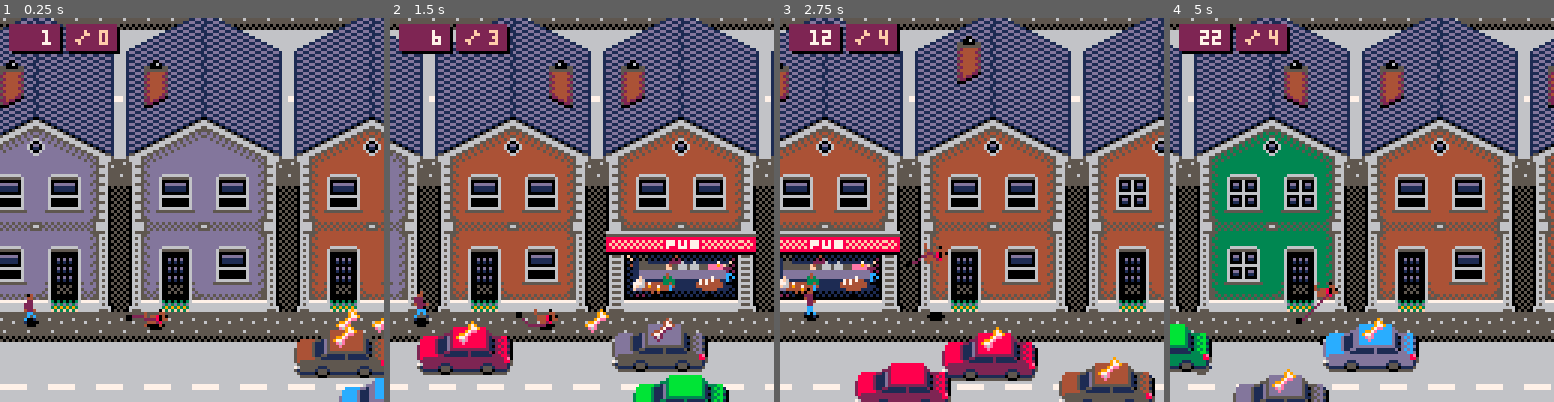
Above: before the commit, frames 1-4 (left to right).
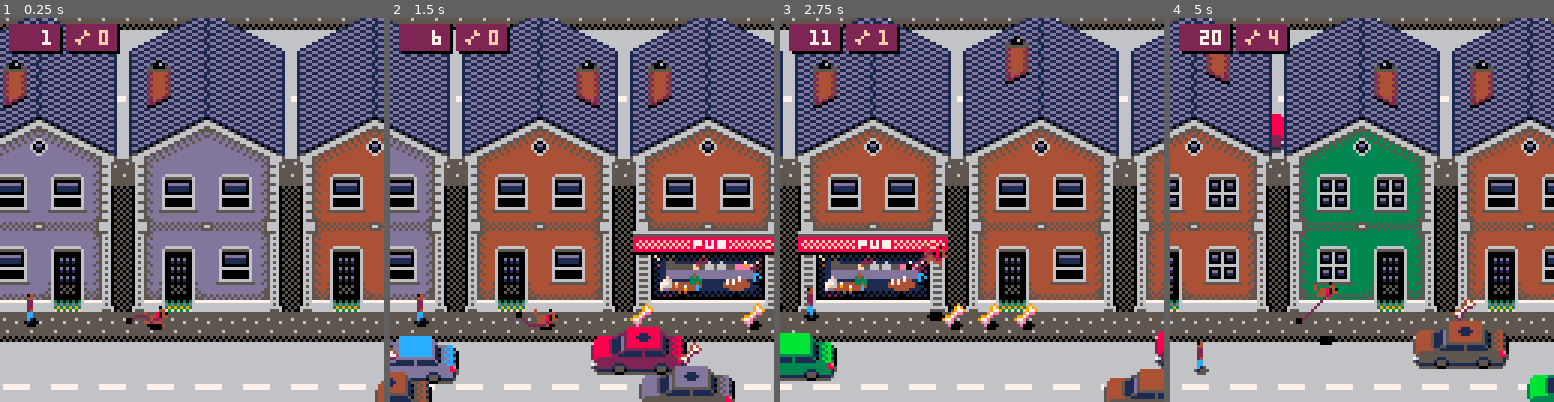
Above: after the commit, the same moments.

Repository: ernestoyaquello/Pico8-Unleashed
Game: PICO-8 cartridge unleashed.p8
Two runs of this game, one before a commit and one after it. Both use one fixed random seed, a clock stepped at 60 frames per second and the inputs below.
Inputs:
- Up to frame 1 (0.25 s): no input
- Up to frame 2 (1.5 s): tap X (X key) at 0.33, 1.07 s; tap O (Z key) at 0.7 s
- Up to frame 3 (2.75 s): tap O (Z key) at 1.7, 2.1, 2.5 s; tap X (X key) at 1.85 s; hold Up 2.15-2.42 s
- Up to frame 4 (5 s): tap O (Z key) every 0.4 s from 2.9 to 4.9 s; tap X (X key) at 2.97, 4.08 s; hold Down 3.63-3.97 s; hold Up from 4.73 s (still down)

The runs differ from the first frame. In frame 1, 37% of the frame differs, in the area x 0-100%, y 0-100%; in frame 2, 62%; in frame 3, 50%; in frame 4, 75%.

Commit message:
Add bone shadows and minor improvements

Diff:
--- a/unleashed.p8
+++ b/unleashed.p8
@@ -3,7 +3,7 @@
 __lua__
 function _init()
  state="play"
- scroll_speed_deft=1.1
+ scroll_speed_deft=1
  scroll_speed=scroll_speed_deft
  gravity=0.35
  jump_acc=2.4
@@ -109,7 +109,7 @@
  then
   local bx=end_x+1
   for _=1,2+flr(rnd(3)) do
-   local nb=create_bone(bx,116,0)
+   local nb=create_bone(bx,117,-3)
    new_bones[#new_bones+1]=nb
    bx+=12
   end
@@ -215,7 +215,7 @@
  -- increase scroll speed with
  -- each 100 meters
  scroll_speed=scroll_speed_deft
-  +min(0.5,flr(meters/100)/20)
+  +min(1,flr(meters/100)/20)
 end
 
 function _draw()
@@ -245,16 +245,21 @@
   b._draw()
  end
 
- -- draw sidewalk bones
+ -- draw sidewalk bones behind
+ -- dog
+ local foregr_bones={}
  for _,b in ipairs(bones) do
-  b._draw()
+  if dog.y+6>b.y+3 then
+   b._draw()
+  else
+   foregr_bones[#foregr_bones+1]=b
+  end
  end
 
  -- draw bottom cars behind dog
  local foregr_cars={}
  for _,c in ipairs(bottom_cars) do
-  if dog.y+6>c.y+c.y_rnd+6
-  or dog.floor_z<0
+  if dog.y+7>c.y+c.y_rnd+6
   then
    c._draw()
   else
@@ -266,9 +271,15 @@
  dog._draw()
  human._draw()
 
- -- draw bottom cars that are
+ -- draw bottom bones that are
  -- on the foreground (i.e.,
  -- in front of the dog)
+ for _,b in ipairs(foregr_bones) do
+  b._draw()
+ end
+
+ -- draw bottom cars that are
+ -- on the foreground
  for _,c in ipairs(foregr_cars) do
   c._draw()
  end
@@ -482,7 +493,10 @@
      -- frontal car crash,
      -- dog will be pushed
      -- back
-     dog.dx=min(-2,4.2*c.speed)
+     dog.dx=min(
+      -2,
+      1.8*(c.speed-scroll_speed)
+     )
      c.dx=2.5*scroll_speed
     elseif col[2]!=0 then
      -- side car crash,
@@ -516,7 +530,7 @@
  end
  for _,b in ipairs(nt_bones) do
   local col=b._collision(
-   cp[1],cp[2],dog.z
+   cp[1],cp[2],dog.z-2
   )
   if col!=nil then
    b.taken=true
@@ -565,8 +579,7 @@
  dog.shad_col=5
  if dog.y<113 and dog.y>40 then
   dog.shad_col=0
- end
- if dog.floor_z!=0 then
+ elseif dog.floor_z!=0 then
   dog.shad_col=1
  end
 end
@@ -989,14 +1002,19 @@
  -- point left or right
  -- (whichever way the x move
  -- is shorter).
- x=flr(x)
  if x>=obs_x and x<=obs_x2 then
   if abs(x-obs_x)<abs(x-obs_x2) then
    -- push left
-   fix[1]=obs_x-x-1
+   fix[1]=obs_x-x
+   if fix[1]>-0.5 then
+    fix[1]=-0.5
+   end
   else
    -- push right
-   fix[1]=obs_x2-x+1
+   fix[1]=obs_x2-x
+   if fix[1]<0.5 then
+    fix[1]=0.5
+   end
   end
  else
   -- no collision found
@@ -1006,14 +1024,19 @@
  -- correct the y, pushing the
  -- point up or down (whichever
  -- way the y move is shorter).
- y=flr(y)
  if y>=obs_y and y<=obs_y2 then
   if abs(y-obs_y)<abs(y-obs_y2) then
    -- push up
-   fix[2]=obs_y-y-1
+   fix[2]=obs_y-y
+   if fix[2]>-0.5 then
+    fix[2]=-0.5
+   end
   else
    -- push down
-   fix[2]=obs_y2-y+1
+   fix[2]=obs_y2-y
+   if fix[2]<0.5 then
+    fix[2]=0.5
+   end
   end
  else
   -- no collision found
@@ -1023,9 +1046,11 @@
  -- correct the z, pushing the
  -- point upwards in the air
  -- when needed.
- z=flr(z)
  if z<=obs_z and z>=obs_z2 then
-  fix[3]=obs_z2-z-1
+  fix[3]=obs_z2-z
+  if fix[3]>-0.5 then
+   fix[3]=-0.5
+  end
  else
   -- no collision found
   return nil
@@ -1097,9 +1122,10 @@
  then
   bone=create_bone(
    x+13,
-   y+y_rnd+11,
-   -6
+   y+y_rnd+12,
+   -13
   )
+  bone.floor_z=-6
  end
 
  local instance={
@@ -1264,6 +1290,7 @@
  inst.x+=scroll_speed
  inst.y+=inst.dy
  inst.z+=inst.dz
+ -- always follow the dog
  inst.dy=(dog.y-inst.y-8)/8
 
  -- apply gravity
@@ -1340,18 +1367,6 @@
   end
  end
 
- -- update the shadow color,
- -- which will depend on the
- -- surface the human is on top
- -- of
- inst.shad_col=5
- if inst.y+8<113 and inst.y+8>40 then
-  inst.shad_col=0
- end
- if inst.floor_z!=0 then
-  inst.shad_col=1
- end
-
  -- update sprites
  inst.spr_aux+=1
  local frames_per_sprite=spr_duration()
@@ -1365,6 +1380,17 @@
    #sprts,
    flr(inst.spr_aux/frames_per_sprite+0.5)
   )
+ end
+
+ -- update the shadow color,
+ -- which will depend on the
+ -- surface the human is on top
+ -- of
+ inst.shad_col=5
+ if inst.y+8<113 and inst.y+8>40 then
+  inst.shad_col=0
+ elseif inst.floor_z!=0 then
+  inst.shad_col=1
  end
 end
 
@@ -1431,11 +1457,28 @@
   inst.spr_aux=frames_per_sprite
  end
  inst.spr_index=flr(inst.spr_aux/frames_per_sprite+0.5)
+
+ -- update the shadow color
+ inst.shad_col=5
+ if inst.y<113 and inst.y>40 then
+  inst.shad_col=0
+ elseif inst.floor_z!=0 then
+  inst.shad_col=1
+ end
 end
 
 local function draw(inst)
- -- todo: add shadow?
  if not inst.taken then
+  -- draw shadow
+  ovalfill(
+   inst.x+2,
+   inst.y+3+inst.floor_z,
+   inst.x+6,
+   inst.y+5+inst.floor_z,
+   inst.shad_col
+  )
+
+  -- draw sprite
   local offset={
    x=inst.x,
    y=inst.y,
@@ -1453,9 +1496,11 @@
   x=x,
   y=bottom_y-7,
   z=z,
+  floor_z=0,
   dx=0,
   spr_aux=frames_per_sprite,
   spr_index=1,
+  shad_col=5,
   taken=false,
  }
 
@@ -1468,15 +1513,29 @@
  end
 
  instance._collision=function(x,y,z)
-  return collision(
-   x,y,z,
-   instance.x-1,
-   instance.x+9,
-   instance.y,
-   instance.y+11,
-   instance.z+1,
-   instance.z-12
-  )
+  if instance.floor_z<0 then
+   -- wider collision box when
+   -- on top of a car
+   return collision(
+    x,y,z,
+    instance.x-3,
+    instance.x+10,
+    instance.y-3,
+    instance.y+10,
+    instance.z+5,
+    instance.z-14
+   )
+  else
+   return collision(
+    x,y,z,
+    instance.x-1,
+    instance.x+8,
+    instance.y-1,
+    instance.y+8,
+    instance.z+2,
+    instance.z-9
+   )
+  end
  end
 
  return instance
